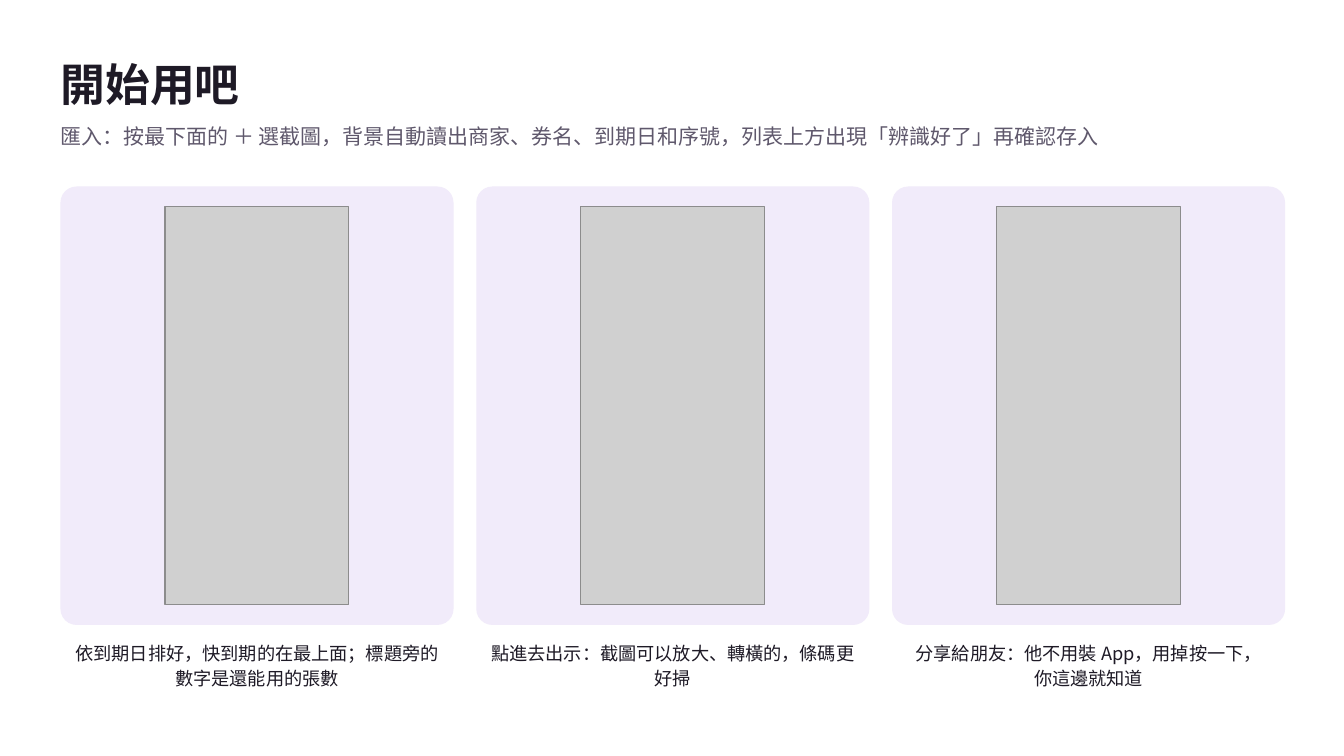
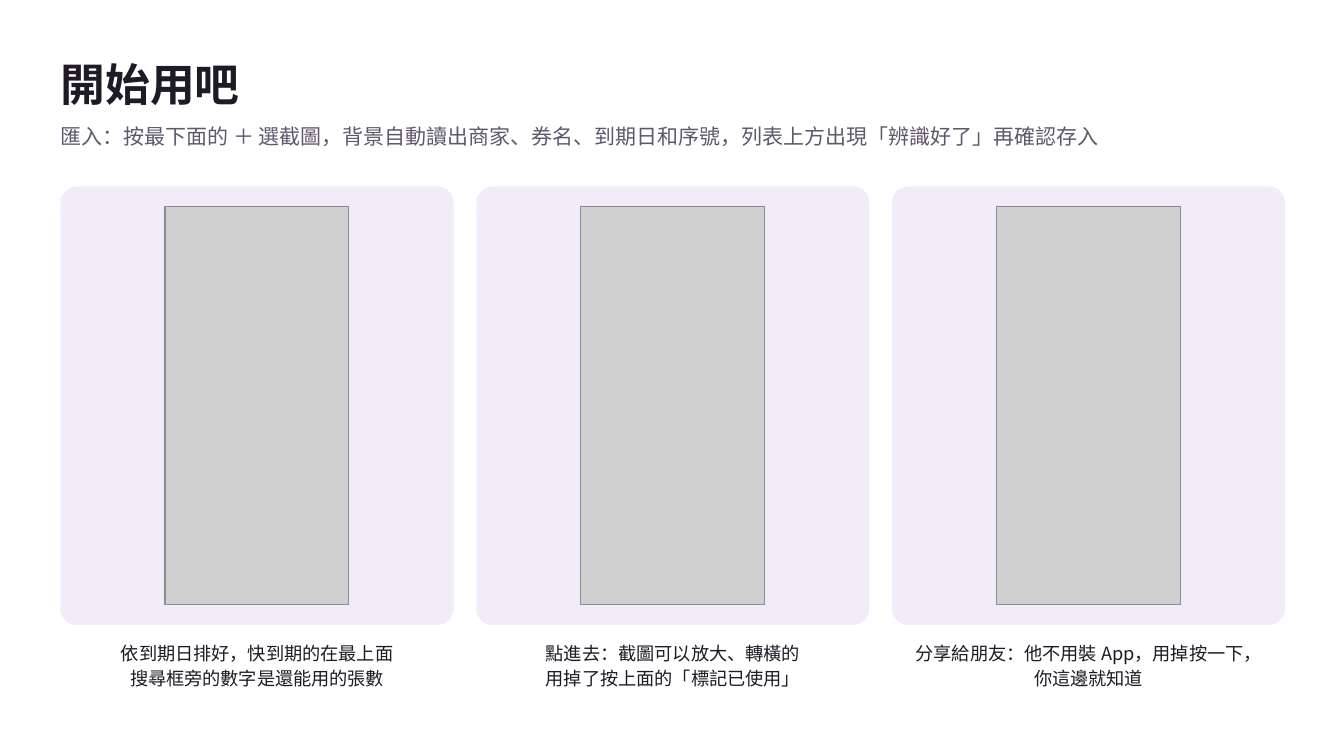
Before and after one commit to ktt823/ticket-wallet-kit, a slide deck: slide 9 of 票券-自己架一套/安裝說明.pptx. Drawn at 1344x756 pixels with LibreOffice and Linux fonts; fonts in the diff are those of the drawing; grey boxes stand for pictures. Boxes give left, top, right and bottom in pixels: in the first picture for what was removed or moved away, otherwise in the second. Text is boxed around its words. In the diff, an @@ line names an element or a change of style, - is before the commit and + after.

```diff
--- a/票券-自己架一套/安裝說明.pptx
+++ b/票券-自己架一套/安裝說明.pptx
@@ text at bbox=[121, 644, 393, 687]: text changed @@
-依到期日排好，快到期的在最上面；標題旁的數字是還能用的張數
+依到期日排好，快到期的在最上面
+搜尋框旁的數字是還能用的張數
@@ text at bbox=[546, 644, 800, 687]: text changed @@
-點進去出示：截圖可以放大、轉橫的，條碼更好掃
+點進去：截圖可以放大、轉橫的
+用掉了按上面的「標記已使用」
```
Also in this commit, not shown: 4 other files.
